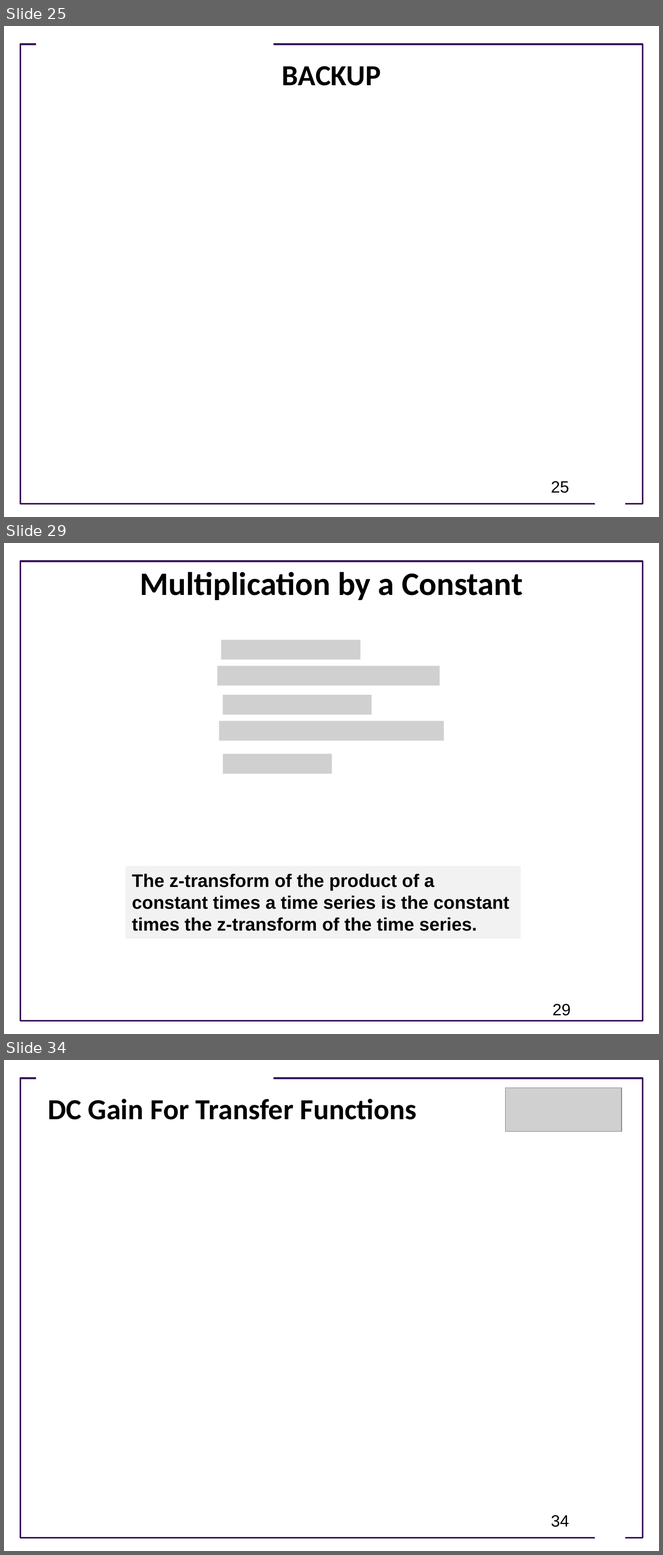
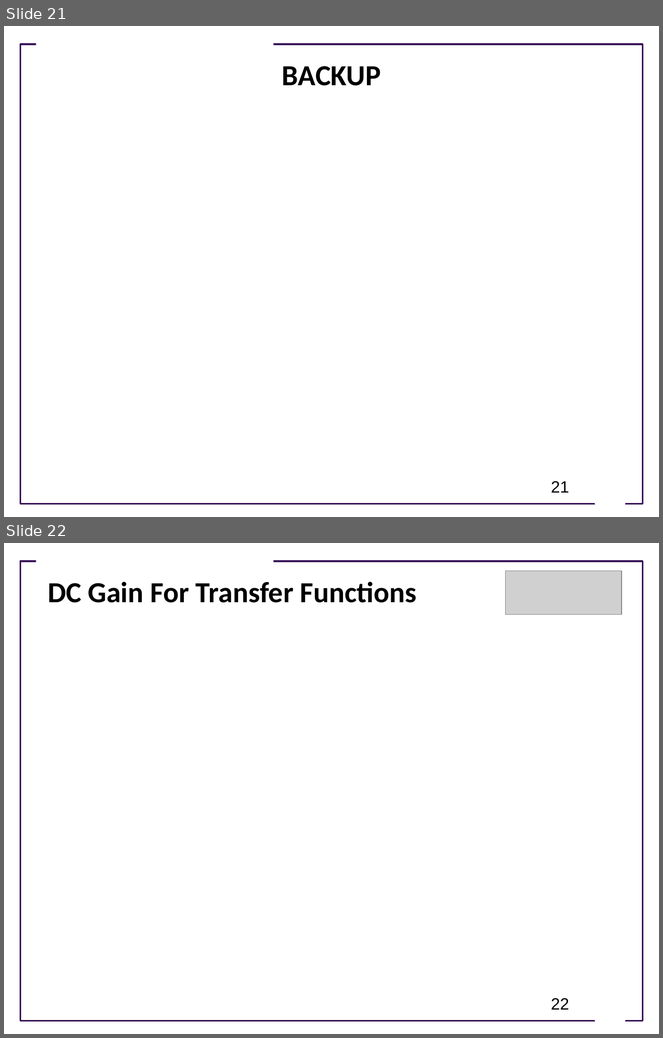
Before and after one commit to joseph-hellerstein/advanced-controls-lectures, a slide deck: short_class_lectures/Lecture_4-LTI_Systems/linear_time_invariant_systems.pptx. Shown one above the other, each under a label of ours: slides 25, 29 and 34 before the commit, slides 21 and 22 after it; the slides between them are not shown. The pictures are 663x1555 and 663x1038 pixels, drawn with LibreOffice and Linux fonts; fonts in the diff are those of the drawing; grey boxes stand for pictures; background and template pictures are left out. Boxes give left, top, right and bottom in pixels: in the first picture for what was removed or moved away, otherwise in the second. Text is boxed around its words. In the diff, an @@ line names an element or a change of style, - is before the commit and + after.

```diff
--- a/short_class_lectures/Lecture_4-LTI_Systems/linear_time_invariant_systems.pptx
+++ b/short_class_lectures/Lecture_4-LTI_Systems/linear_time_invariant_systems.pptx
@@ slide 29 removed at box(4, 543, 659, 1034), background #FFFFFF; not listed: 1 template element that a slide beside it also shows @@
@@ title removed at box(140, 572, 523, 600) @@
-Multiplication by a Constant
@@ picture removed at box(221, 640, 360, 659) @@
@@ picture removed at box(218, 666, 440, 686) @@
@@ picture removed at box(223, 695, 372, 715) @@
@@ picture removed at box(219, 721, 443, 741) @@
@@ picture removed at box(223, 754, 332, 774) @@
@@ rectangle removed at box(126, 866, 521, 939) @@
-The z-transform of the product of a constant times a time series is the constant times the z-transform of the time series.
@@ page number removed at box(553, 1004, 571, 1016) @@
-29
@@ what was slide 25 is now slide 21 @@
@@ page number at box(551, 482, 569, 493): text changed @@
-25
+21
@@ what was slide 34 is now slide 22 @@
@@ page number at box(551, 999, 569, 1010): text changed @@
-34
+22
```
Also in this commit, not shown: 11 slides changed, 3 slides added, 11 other slides removed, 1 other file.
